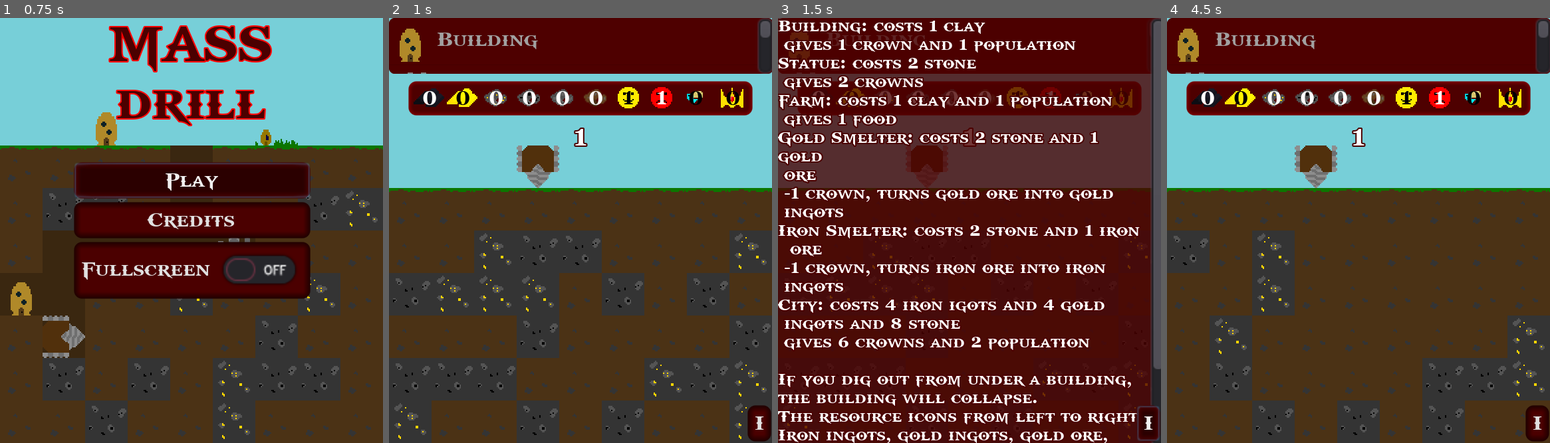
Above: before the commit, frames 1-4 (left to right).
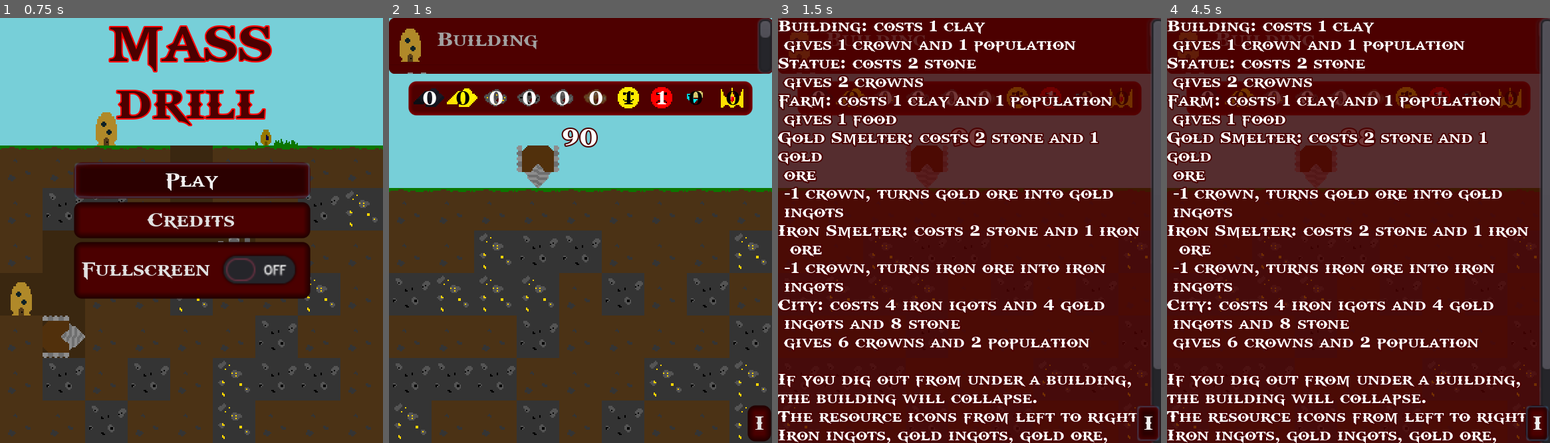
Above: after the commit, the same moments.

Repository: the-alex-g/LD48
Game: Godot game, scene res://Main/MainMenu.tscn
Two runs of this game, one before a commit and one after it. Both use one fixed random seed, a clock stepped at 60 frames per second and the inputs below.
Inputs (mouse positions are in pixels of both pictures, inside the frame that each line leads up to):
- Up to frame 1 (0.75 s): click "Play" at 0.5 s
- Up to frame 2 (1 s): no input
- Up to frame 3 (1.5 s): click "I" at 1.25 s
- Up to frame 4 (4.5 s): click "I" at 2 s; click "I" at 2.75 s; tap Enter at 3.5 s; move the mouse to (1442, 209) at 3.52 s; click (1442, 209) at 3.67 s; tap Space at 4.25 s; move the mouse to (1281, 251) at 4.27 s; click (1281, 251) at 4.42 s

Frame 1 is identical in both runs. In frame 2, 0.3% of the frame differs, in the area x 44-55%, y 25-31%; in frame 3, 0.1%; in frame 4, 85%, in the area x 0-100%, y 0-100%.

Commit message:
Set timer back to real value

Diff:
--- a/project/Main/Main.tscn
+++ b/project/Main/Main.tscn
@@ -137,6 +137,7 @@
 }
 
 [node name="GameTimer" type="Timer" parent="."]
+wait_time = 90.0
 one_shot = true
 autostart = true
 
